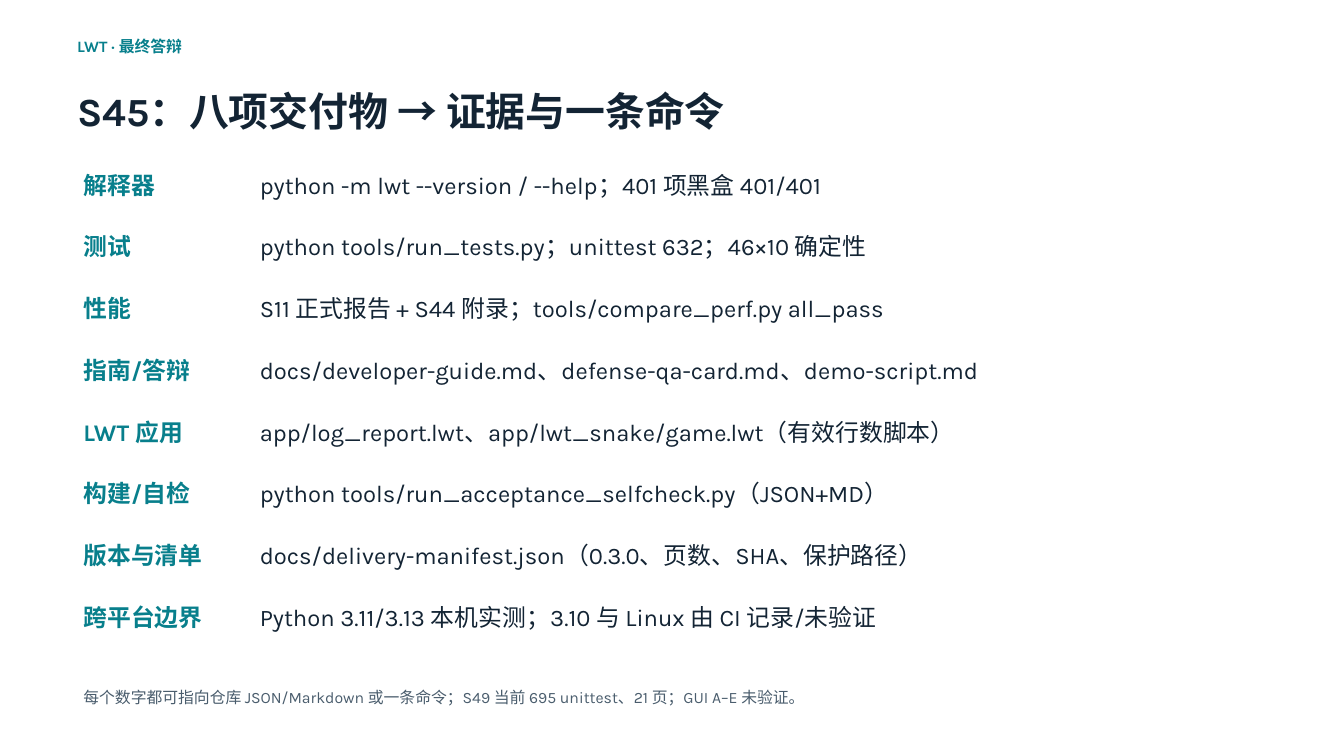
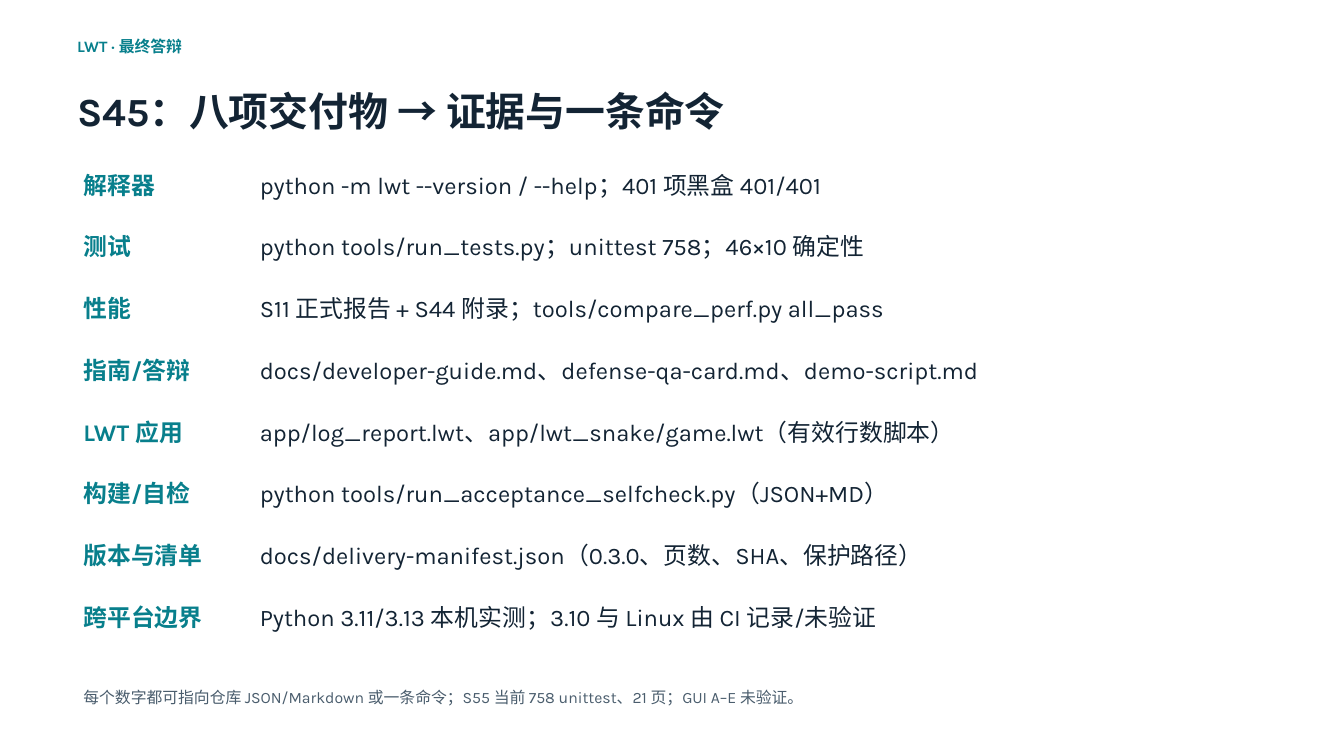
Before and after one commit to 05T1925/Interpreted-general-purpose-scripting-language-LWT, a slide deck: slide 18 of slides/LWT介绍.pptx. Drawn at 1344x756 pixels with LibreOffice and Linux fonts; fonts in the diff are those of the drawing. Boxes give left, top, right and bottom in pixels: in the first picture for what was removed or moved away, otherwise in the second. Text is boxed around its words. In the diff, an @@ line names an element or a change of style, - is before the commit and + after.

```diff
--- a/slides/LWT介绍.pptx
+++ b/slides/LWT介绍.pptx
@@ text at [260,235,864,261]: text changed @@
-python tools/run_tests.py；unittest 632；46×10 确定性
+python tools/run_tests.py；unittest 758；46×10 确定性
@@ text at [83,689,803,706]: text changed @@
-每个数字都可指向仓库 JSON/Markdown 或一条命令；S49 当前 695 unittest、21 页；GUI A–E 未验证。
+每个数字都可指向仓库 JSON/Markdown 或一条命令；S55 当前 758 unittest、21 页；GUI A–E 未验证。
```
Also in this commit, not shown: 3 other slides changed, 21 other files.
